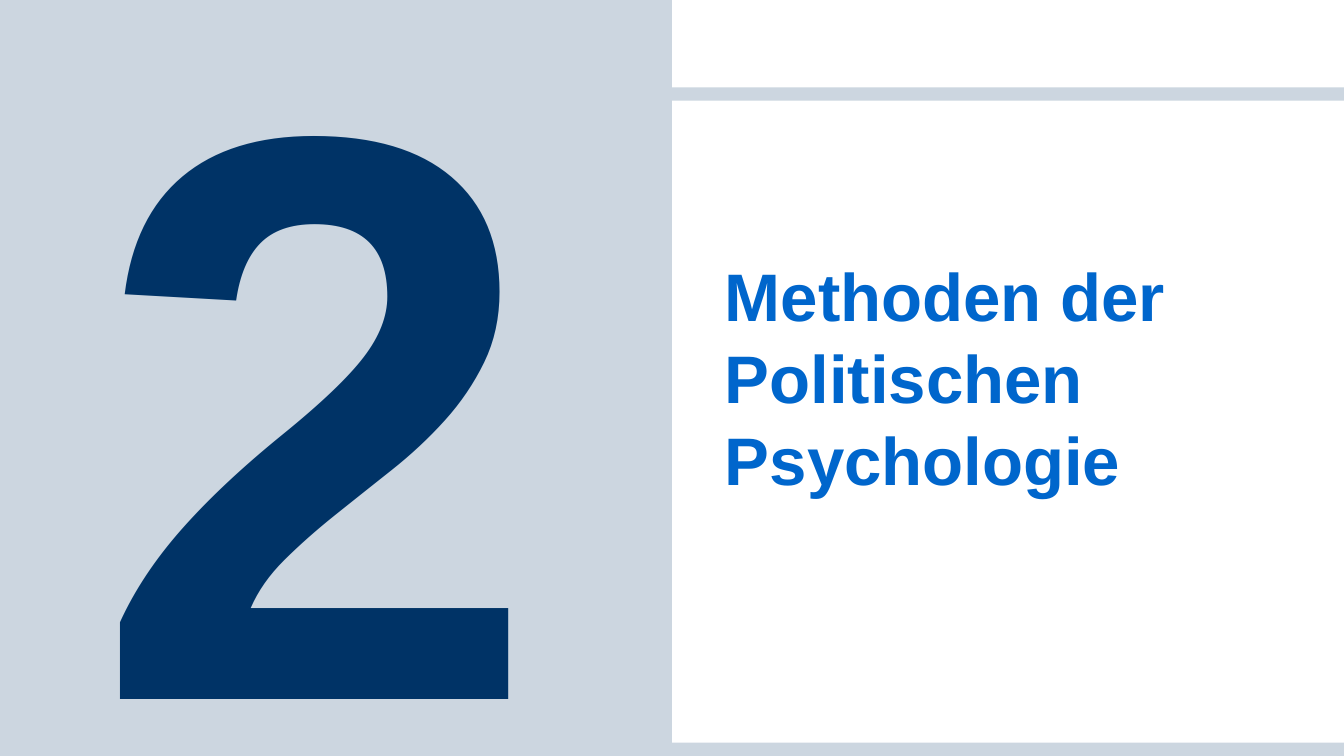
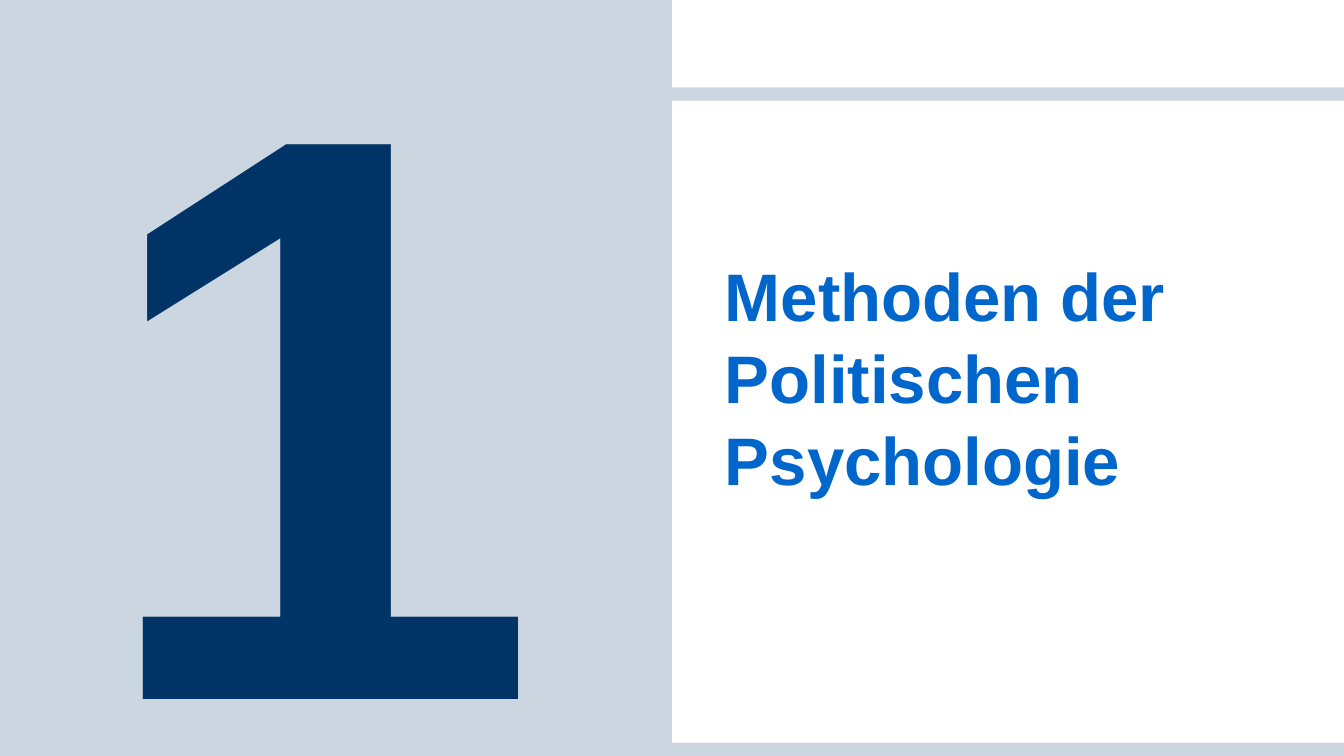
Before and after one commit to cgnguyen/class_political_psychology, a slide deck: slide 3 of 2_Slides_Literature/2_Basics of Political Psychology/2-Methoden und Theorien der politischen Psychologie.pptx (slide 6 before the commit). Drawn at 1344x756 pixels with LibreOffice and Linux fonts; fonts in the diff are those of the drawing; background and template pictures are left out. Boxes give left, top, right and bottom in pixels: in the first picture for what was removed or moved away, otherwise in the second. Text is boxed around its words. In the diff, an @@ line names an element or a change of style, - is before the commit and + after.

```diff
--- a/2_Slides_Literature/2_Basics of Political Psychology/2-Methoden und Theorien der politischen Psychologie.pptx
+++ b/2_Slides_Literature/2_Basics of Political Psychology/2-Methoden und Theorien der politischen Psychologie.pptx
@@ title at box(92, 144, 540, 699): text changed @@
-2
+1
```
Also in this commit, not shown: 2 other slides changed, 2 slides added, 10 slides removed.
